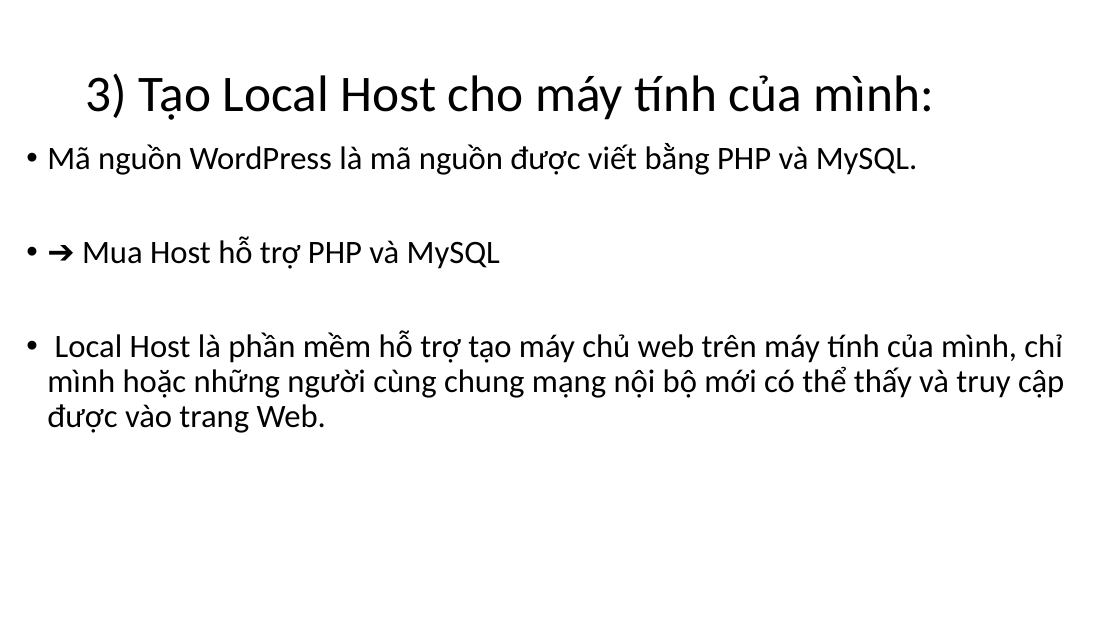
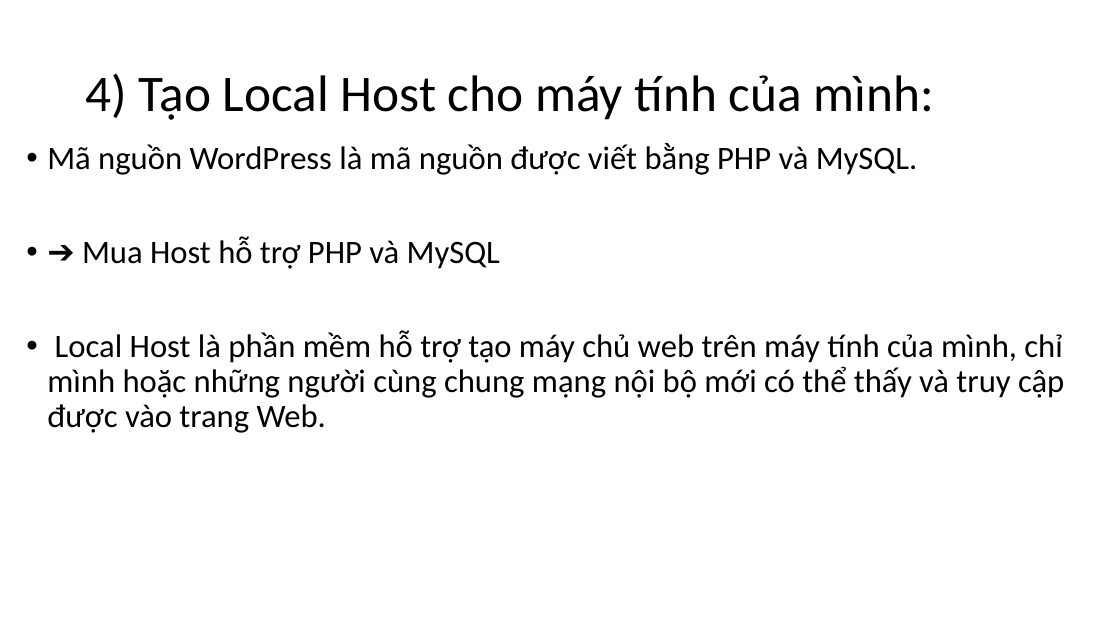
Before and after one commit to DangVanDoan05/WordPress, a slide deck: slide 3 of Giới thiệu .pptx. Drawn at 1120x630 pixels with LibreOffice and Linux fonts; fonts in the diff are those of the drawing. Boxes give left, top, right and bottom in pixels: in the first picture for what was removed or moved away, otherwise in the second. Text is boxed around its words. In the diff, an @@ line names an element or a change of style, - is before the commit and + after.

```diff
--- a/Giới thiệu .pptx
+++ b/Giới thiệu .pptx
@@ title at <box>85,74,933,120</box>: text changed @@
-3) Tạo Local Host cho máy tính của mình:
+4) Tạo Local Host cho máy tính của mình:
```
Also in this commit, not shown: 1 other slide changed, 8 slides added, 1 slide removed, 1 other file.
